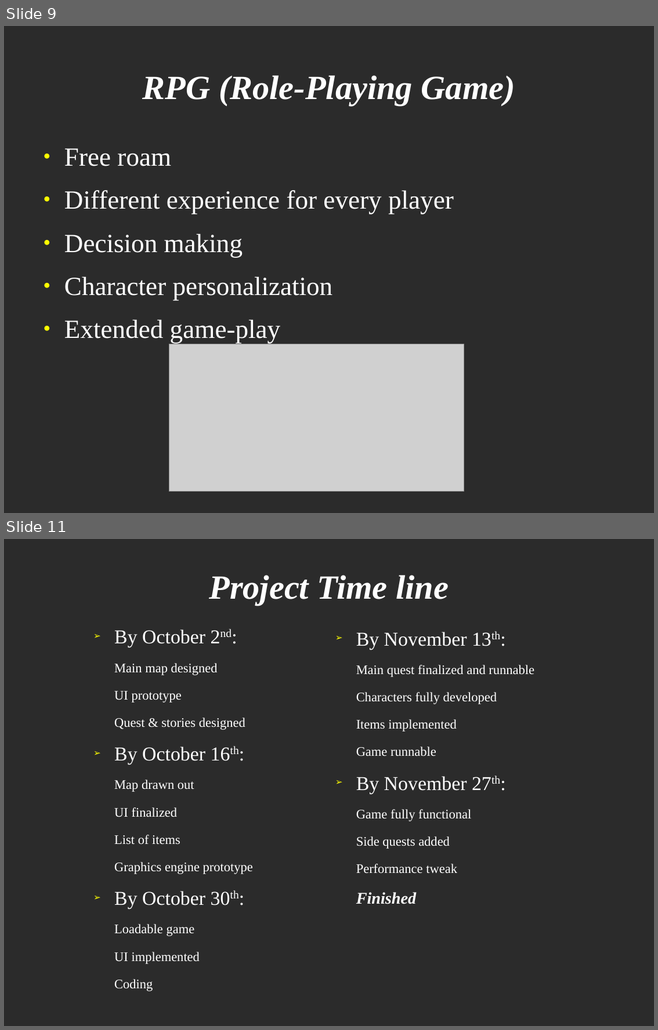
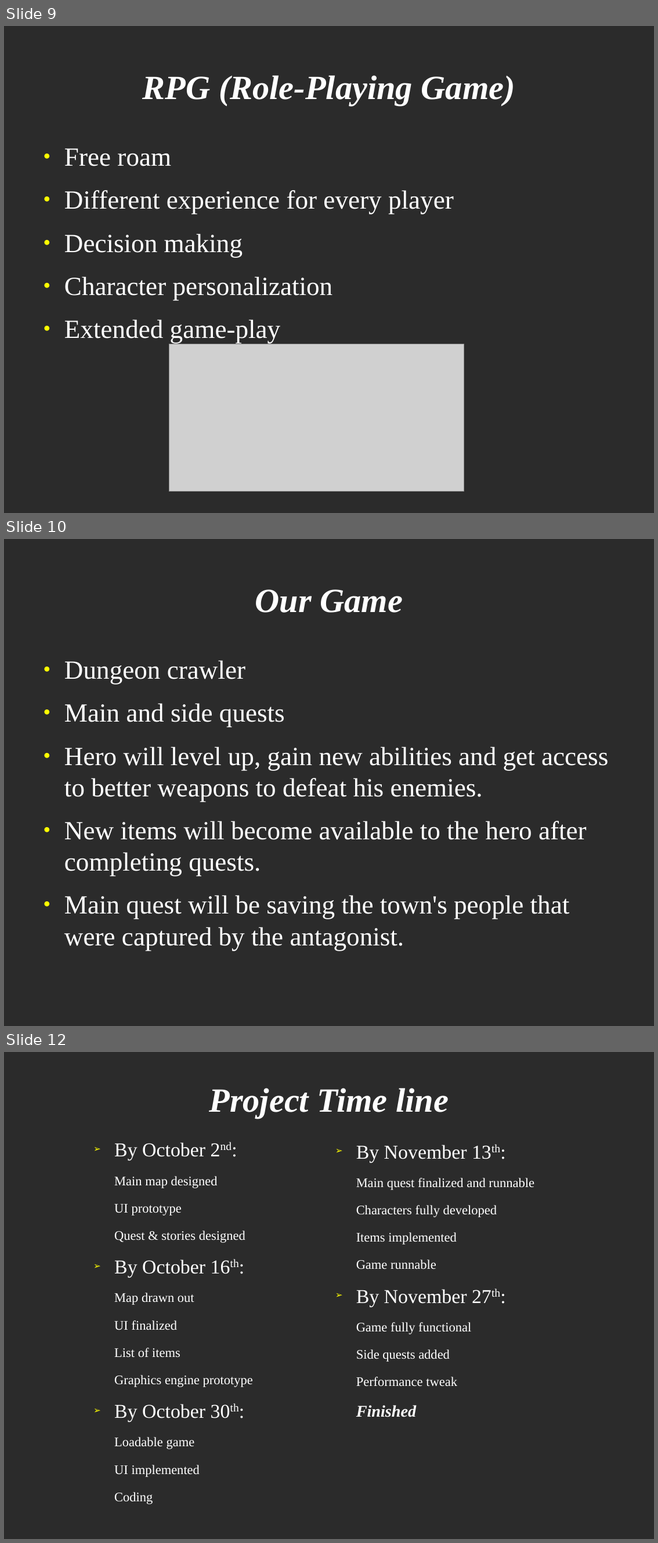
Before and after one commit to bpowell/cse280-android-game, a slide deck: presentations/Proposal Presentation.odp. Shown one above the other, each under a label of ours: slides 9 and 11 before the commit, slides 9, 10 and 12 after it; the slides between them are not shown. The pictures are 658x1030 and 658x1543 pixels, drawn with LibreOffice and Linux fonts; fonts in the diff are those of the drawing; grey boxes stand for pictures; background and template pictures are left out; a plain dark background stands for a picture behind light text. Boxes give left, top, right and bottom in pixels: in the first picture for what was removed or moved away, otherwise in the second. Text is boxed around its words. In the diff, an @@ line names an element or a change of style, - is before the commit and + after.

```diff
--- a/presentations/Proposal Presentation.odp
+++ b/presentations/Proposal Presentation.odp
@@ slide 10 added at (4,539,654,1026), background picture (left out) @@
@@ title added at (255,589,403,613), 41.4 pt, text #FFFFFF, bold, italic @@
+Our Game
@@ text added at (64,660,608,951), 32 pt, text #FFFFFF @@
+● Dungeon crawler
+● Main and side quests
+● Hero will level up, gain new abilities and get access to better weapons to defeat his enemies.
+● New items will become available to the hero after completing quests.
+● Main quest will be saving the town's people that were captured by the antagonist.
@@ what was slide 11 is now slide 12 @@
```
Also in this commit, not shown: 3 slides changed, 1 other slide added, 1 slide removed.
